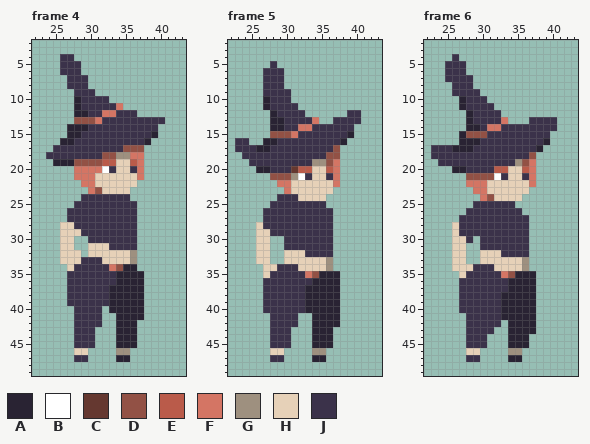
Edited in one commit: pixel-art file (NeverShallWeDie/Assets/Sprites/Actors/NPCs/Crew/Witch.aseprite). This is how it looked before the edit.
64x64 pixels, 6 frames. Shown: frame 4: x 22..43, y 2..49; frame 5: x 22..43, y 2..49; frame 6: x 22..43, y 2..49. The commit also changed other frames, which this record leaves out.
Palette (. is transparent): A #292333  B #ffffff  C #653830  D #925145  E #ba5b4a  F #d47564  G #9e907f  H #e6d1b8  J #3b324a
After the commit:
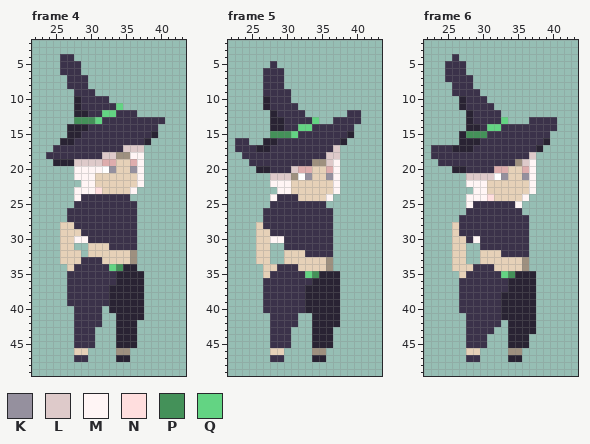
Colours new in this view: K #95909e  L #decaca  M #fff5f5  N #ffdede  P #449159  Q #63d483
From old to new:
colour E: #ba5b4a -> #deadad
Frame 4:
y 11: x 34 F -> Q
y 12: x 32..33 FF -> QQ
y 13: x 28..31 DDDF -> PPPQ
y 17: x 35..37 DDD -> LLL
y 18: x 32..33 DD -> LL; x 36..37 FF -> MM
y 19: x 28..31 DDDD -> LLLL; x 37 F -> M
y 20: x 28..31 FFFF -> MMMM; x 33 J -> K; x 36..37 JF -> KM
y 21: x 28..30 FFF -> MMM; x 37 F -> M
y 22: x 29..30 FF -> MM; x 37 . -> M
y 23: x 28..31 ..FD -> MMMN; x 36 . -> M
y 24: x 28 . -> M
y 30: x 28..29 .. -> MM
y 34: x 33..34 FD -> QP
Frame 5:
y 13: x 34 F -> Q
y 14: x 32..33 FF -> QQ
y 15: x 28..31 DDDF -> PPPQ
y 17: x 37 D -> L
y 18: x 36..37 DD -> LL
y 19: x 36..37 DF -> LM
y 20: x 31 C -> L; x 37 F -> M
y 21: x 28..30 DDD -> LLL; x 33 J -> K; x 36..37 JF -> KM
y 22: x 28..30 .FF -> MMM; x 37 F -> M
y 23: x 29..30 .F -> MM; x 37 . -> M
y 24: x 28 . -> M; x 36 . -> M
y 30: x 28..29 .. -> MM
y 35: x 33..34 FD -> QP
Frame 6:
y 13: x 33 F -> Q
y 14: x 31..32 FF -> QQ
y 15: x 28..30 DDD -> PPP
y 18: x 37 D -> L
y 19: x 36..37 DF -> LM
y 20: x 37 F -> M
y 21: x 28..31 DDDD -> LLLL; x 33 J -> K; x 36..37 JF -> KM
y 22: x 28..30 FFF -> MMM; x 37 F -> M
y 23: x 29..30 FF -> MM; x 37 . -> M
y 24: x 28..31 ..FD -> MMMN; x 36 . -> M
y 25: x 28 . -> M; x 35 . -> M
y 30: x 29 . -> M
y 35: x 33..34 FD -> QP
